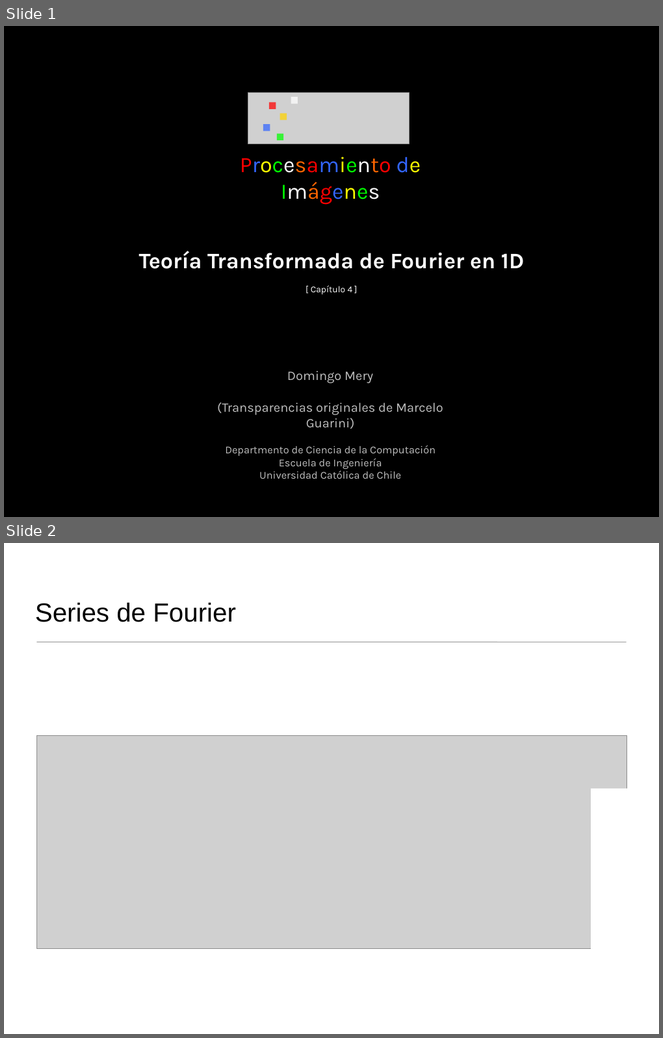
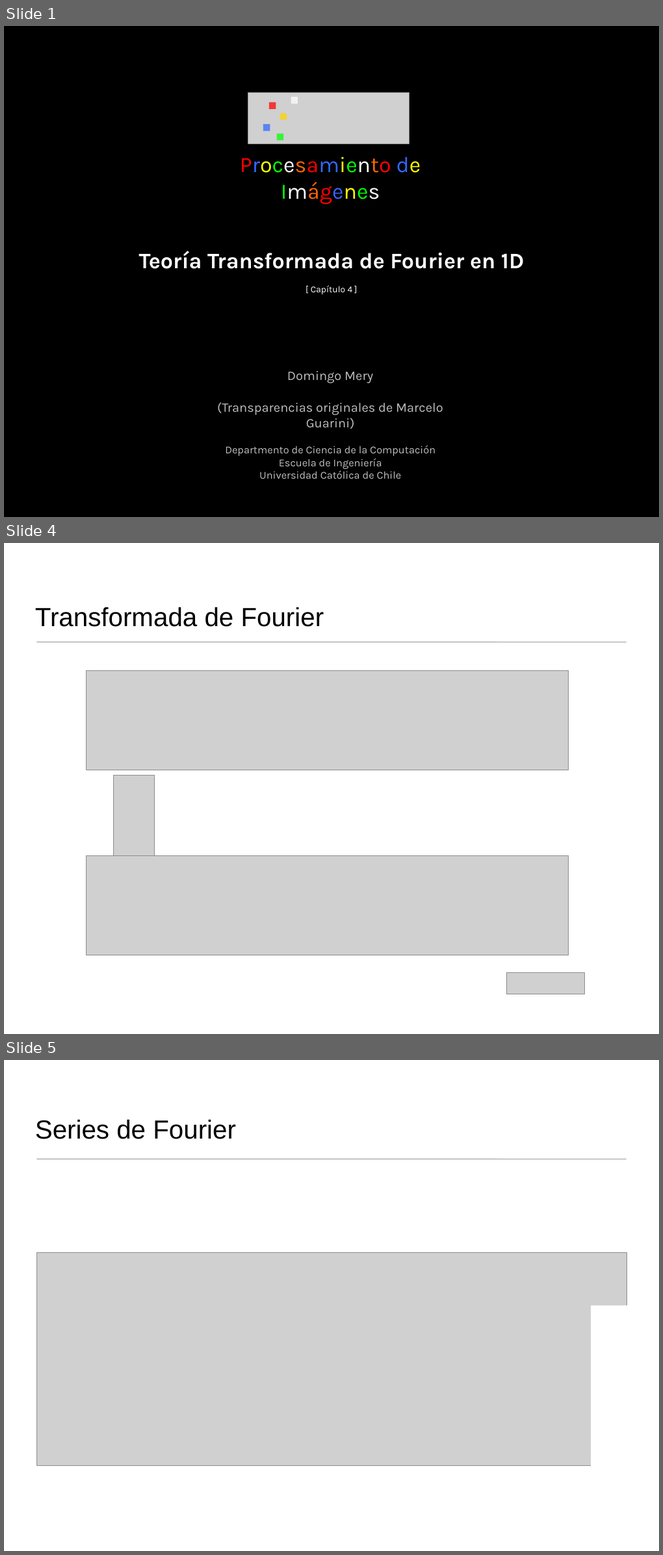
Before and after one commit to domingomery/imagenes, a slide deck: clases/Cap04_Sistemas_Lineales/presentations/IMG04_Fourier1D_Teoria.pptx. Shown one above the other, each under a label of ours: slides 1 and 2 before the commit, slides 1, 4 and 5 after it; the slides between them are not shown. The pictures are 663x1038 and 663x1555 pixels, drawn with LibreOffice and Linux fonts; fonts in the diff are those of the drawing; grey boxes stand for pictures. Boxes give left, top, right and bottom in pixels: in the first picture for what was removed or moved away, otherwise in the second. Text is boxed around its words. In the diff, an @@ line names an element or a change of style, - is before the commit and + after.

```diff
--- a/clases/Cap04_Sistemas_Lineales/presentations/IMG04_Fourier1D_Teoria.pptx
+++ b/clases/Cap04_Sistemas_Lineales/presentations/IMG04_Fourier1D_Teoria.pptx
@@ slide 4 added at (x1=4, y1=543, x2=659, y2=1034), background #FFFFFF @@
@@ title added at (x1=35, y1=607, x2=324, y2=627), 32 pt, text #000000 @@
+Transformada de Fourier
@@ line added from (37, 642) to (627, 642), #9A9A9A 0.75 pt @@
@@ picture added at (x1=86, y1=671, x2=568, y2=771) @@
@@ picture added at (x1=114, y1=775, x2=155, y2=856) @@
@@ picture added at (x1=86, y1=856, x2=568, y2=955) @@
@@ picture added at (x1=507, y1=973, x2=585, y2=995) @@
@@ what was slide 2 is now slide 5 @@
```
Also in this commit, not shown: 10 slides changed, 3 other slides added, 1 other file.
